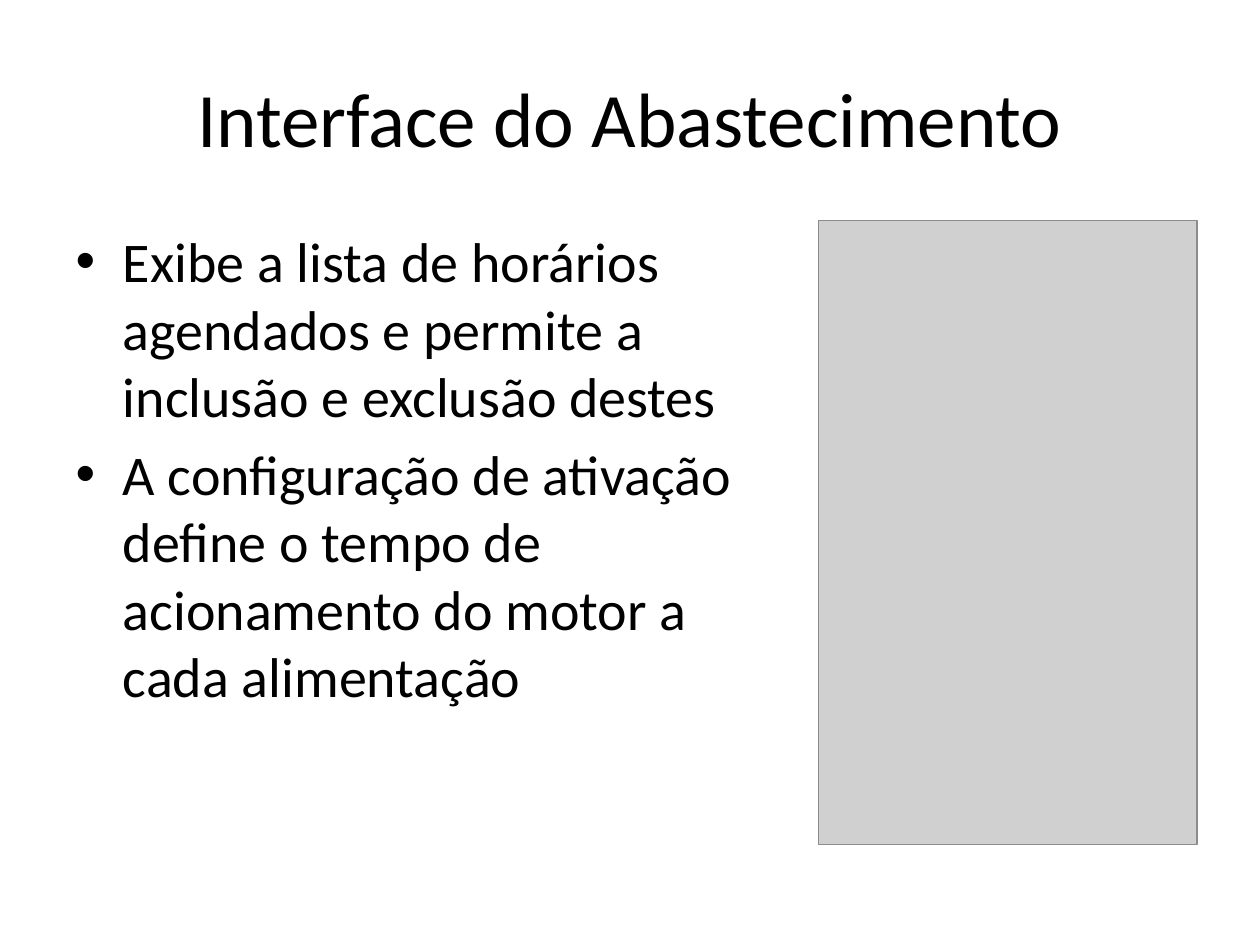
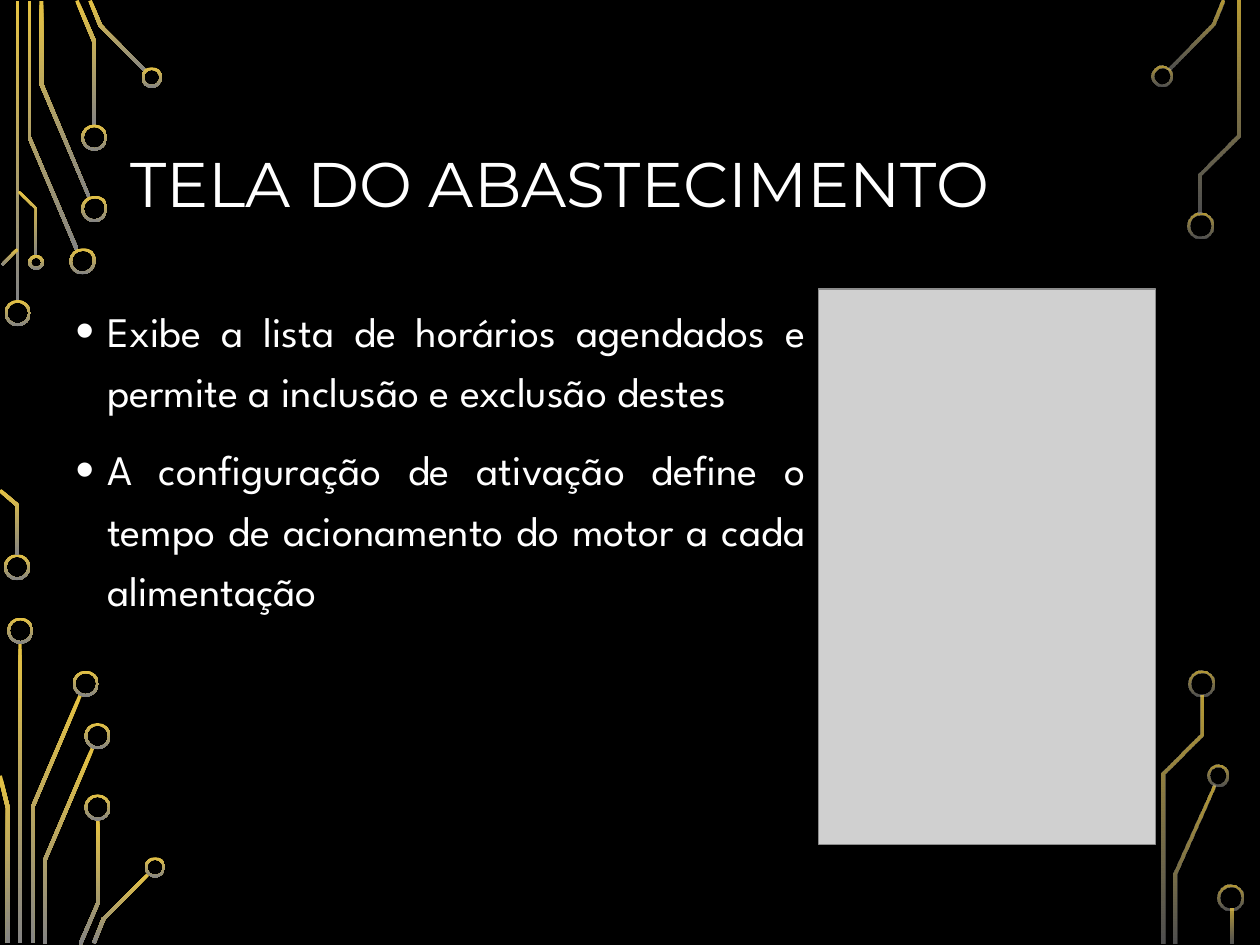
Before and after one commit to AntonioZanini/TCC-ETEC-ELO20-02, a slide deck: slide 22 of TCC.pptx. Drawn at 1260x945 pixels with LibreOffice and Linux fonts; fonts in the diff are those of the drawing; grey boxes stand for pictures; background and template pictures are left out. Boxes give left, top, right and bottom in pixels: in the first picture for what was removed or moved away, otherwise in the second. Text is boxed around its words. In the diff, an @@ line names an element or a change of style, - is before the commit and + after.

```diff
--- a/TCC.pptx
+++ b/TCC.pptx
@@ background #FFFFFF to picture (left out) @@
@@ title at box(131, 162, 989, 208): text changed; size 44 to 36 pt; font Calibri to Montserrat; text colour #000000 to #FFFFFF @@
-Interface do Abastecimento
+TELA DO ABASTECIMENTO
@@ text "Exibe a lista de horários ...": place and size @@
-text "Exibe a lista de horários ..." at box(123, 243, 731, 707)
+text "Exibe a lista de horários ..." at box(107, 318, 805, 615)
@@ text "Exibe a lista de horários ..." at box(107, 318, 805, 615): size 32 to 24 pt, font Calibri to League Spartan, text colour #000000 to #FFFFFF; alignment left to justified; indent changed; line spacing 1 to 1.2; more space between paragraphs @@
@@ picture: place and size @@
-picture at box(819, 220, 1197, 844)
+picture at box(819, 289, 1155, 844)
@@ group added at box(0, 0, 1244, 945): 33 freeform shapes, 3 rectangles @@
```
Also in this commit, not shown: 21 other slides changed, 1 slide added, 1 slide removed.
